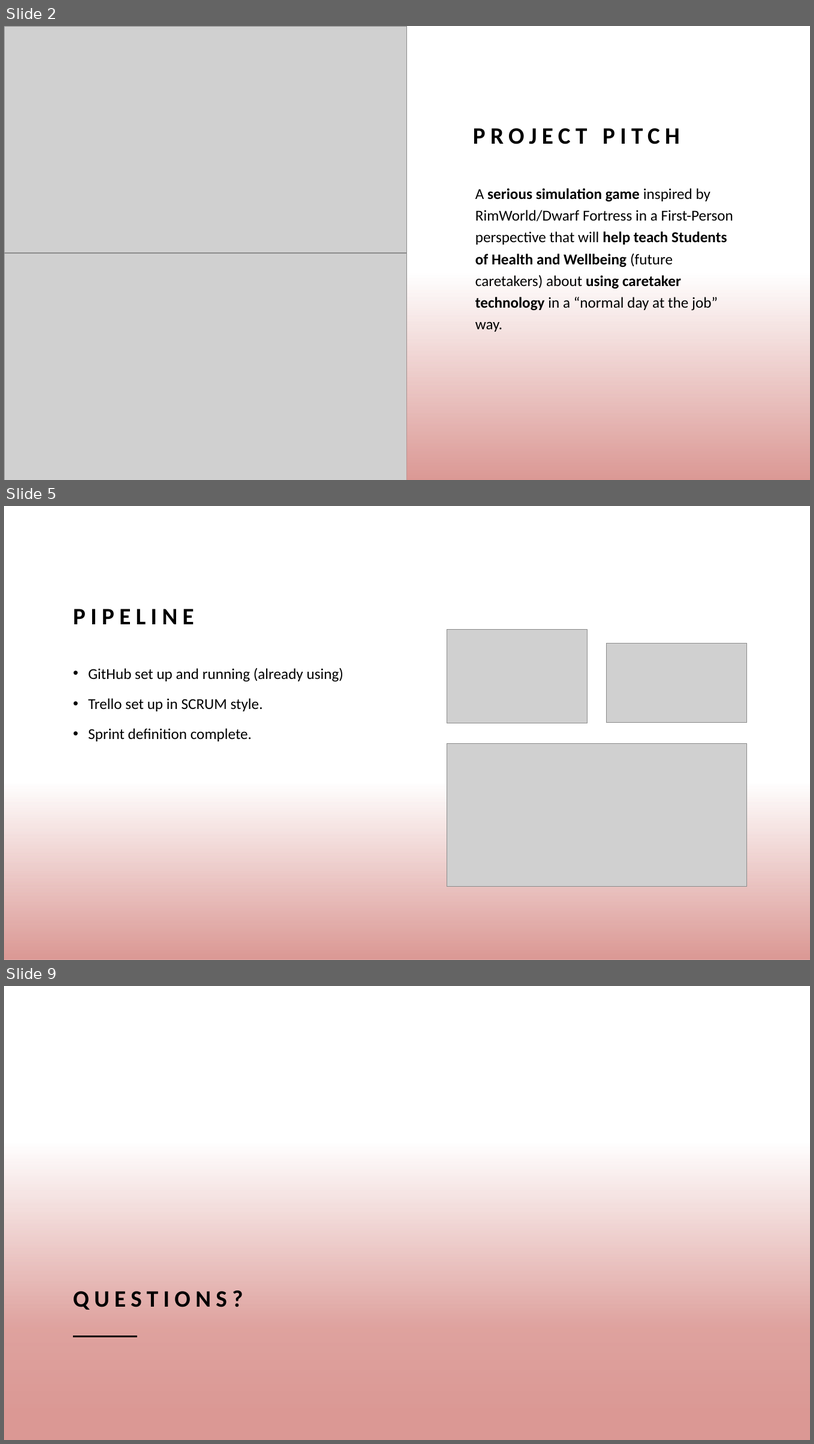
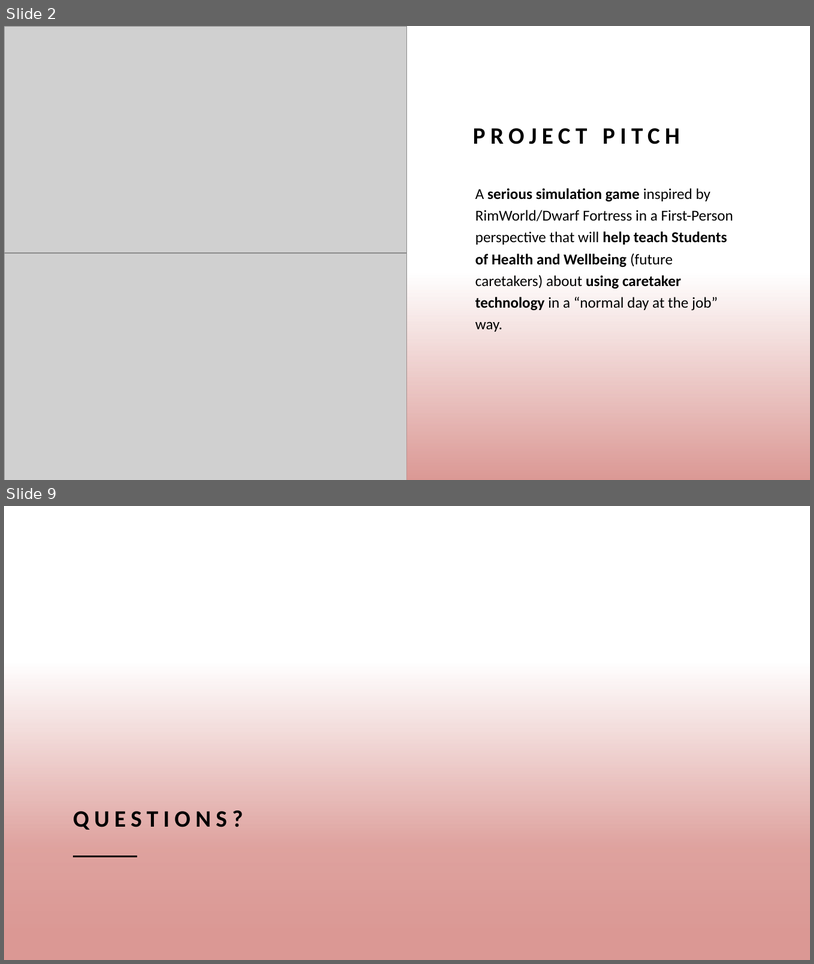
Before and after one commit to Snechar/CaretakerSim, a slide deck: Documents/Pitch.pptx. Shown one above the other, each under a label of ours: slides 2, 5 and 9 before the commit, slides 2 and 9 after it; the slides between them are not shown. The pictures are 814x1444 and 814x964 pixels, drawn with LibreOffice and Linux fonts; fonts in the diff are those of the drawing; grey boxes stand for pictures; background and template pictures are left out. Boxes give left, top, right and bottom in pixels: in the first picture for what was removed or moved away, otherwise in the second. Text is boxed around its words. In the diff, an @@ line names an element or a change of style, - is before the commit and + after.

```diff
--- a/Documents/Pitch.pptx
+++ b/Documents/Pitch.pptx
@@ slide 5 removed at (x1=4, y1=506, x2=810, y2=960), background #FFFFFF; not listed: 1 template element that a slide beside it also shows @@
@@ rectangle removed at (x1=4, y1=506, x2=810, y2=960) @@
@@ title removed at (x1=73, y1=609, x2=194, y2=624) @@
-PIPELINE
@@ picture removed at (x1=447, y1=630, x2=588, y2=723) @@
@@ picture removed at (x1=606, y1=643, x2=747, y2=722) @@
@@ text removed at (x1=88, y1=667, x2=344, y2=741) @@
-• GitHub set up and running (already using)
-• Trello set up in SCRUM style.
-• Sprint definition complete.
@@ rectangle removed at (x1=4, y1=753, x2=810, y2=960) @@
@@ picture removed at (x1=447, y1=744, x2=748, y2=886) @@
```
Also in this commit, not shown: 2 slides changed, 5 slides added, 4 other slides removed.
